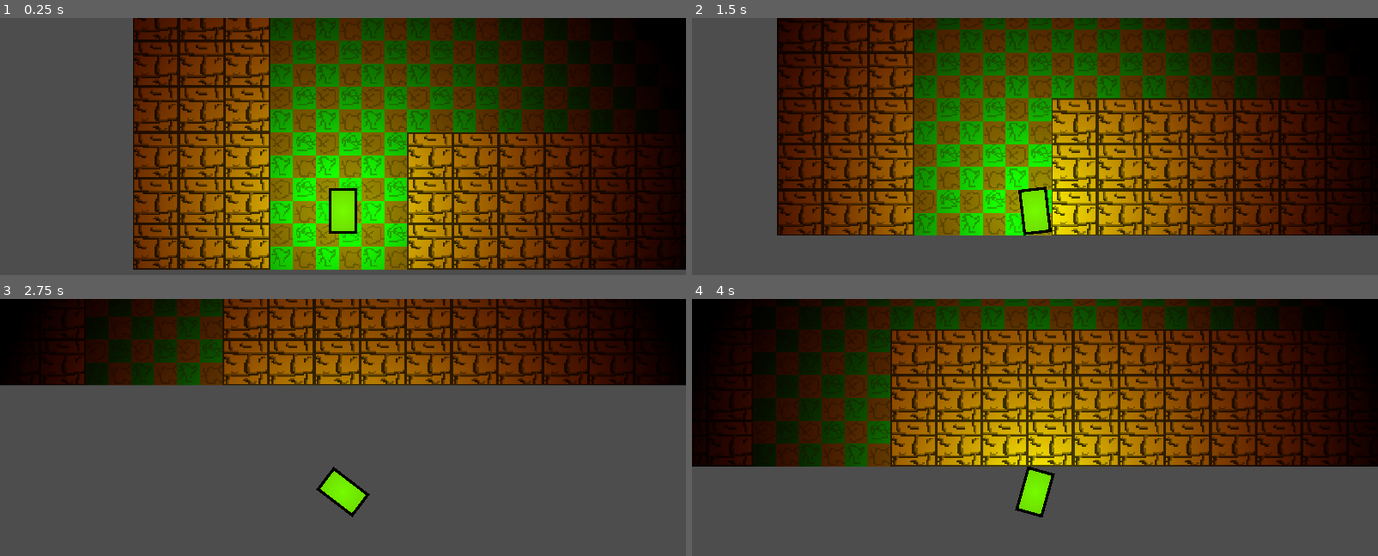
Above: before the commit, frames 1-4 (two rows, left to right).
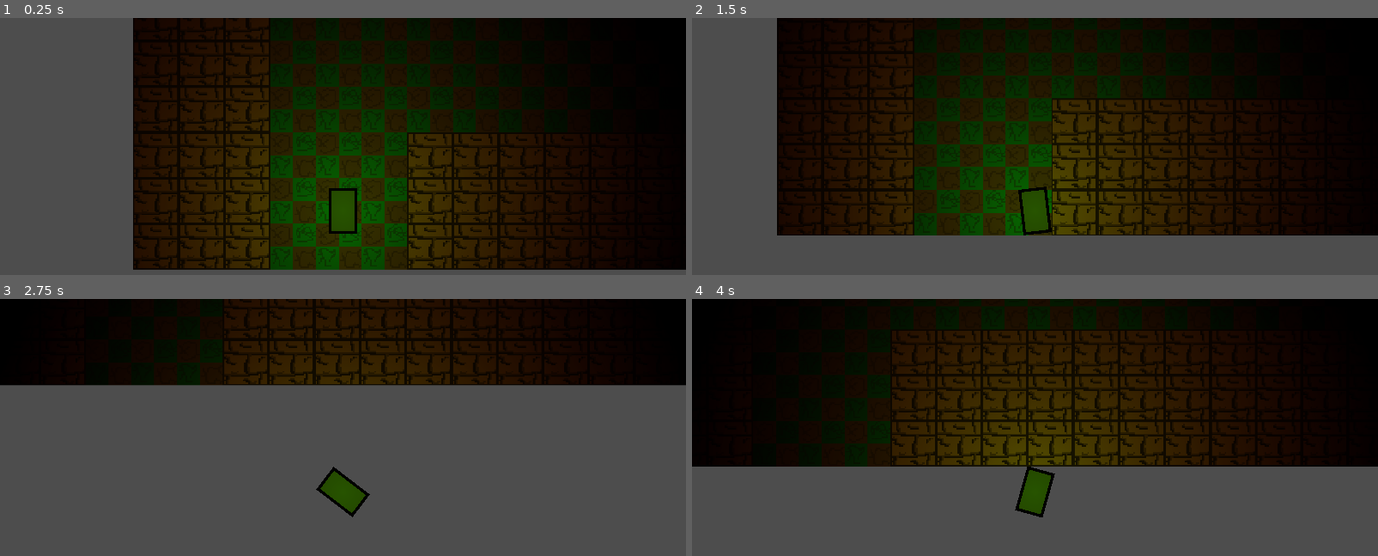
Above: after the commit, the same moments.

Repository: ComiccSanss2/mask-jam
Game: Godot game, scene res://caca.tscn
Two runs of this game, one before a commit and one after it. Both use one fixed random seed, a clock stepped at 60 frames per second and the inputs below.
Inputs (mouse positions are in pixels of both pictures, inside the frame that each line leads up to):
- Up to frame 1 (0.25 s): no input
- Up to frame 2 (1.5 s): tap Enter at 0.5 s; move the mouse to (1185, 192) at 0.52 s; hold D (move_right) 0.53-1.28 s; tap Space at 1.25 s; move the mouse to (897, 231) at 1.27 s; hold S (move_down) from 1.28 s (still down)
- Up to frame 3 (2.75 s): move the mouse to (411, 406) at 2.02 s; release S (move_down) at 2.03 s; hold D (move_right) from 2.03 s (still down)
- Up to frame 4 (4 s): move the mouse to (outside the picture) at 2.77 s; release D (move_right) at 2.78 s; hold W (move_up) 2.78-3.53 s; move the mouse to (1240, 550) at 3.52 s; hold A (move_left) from 3.53 s (still down)

The runs differ from the first frame. In frame 1, 63% of the frame differs, in the area x 19-96%, y 0-98%; in frame 2, 59%; in frame 3, 22%; in frame 4, 46%.

Commit message:
added better jumpscares and fixes

Diff:
--- a/enemy.gd
+++ b/enemy.gd
@@ -1,12 +1,12 @@
 extends CharacterBody2D
 
-# États de l'IA
+# États
 enum State { WANDER, CHASE }
 var current_state = State.WANDER
 
 # --- PARAMÈTRES ---
 @export var wander_speed = 100.0
-@export var chase_speed = 165.0
+@export var chase_speed = 160.0
 @export var wander_range = 250.0
 
 # --- RÉFÉRENCES ---
@@ -14,24 +14,31 @@
 @onready var timer: Timer = $Timer
 @onready var sprite: Sprite2D = $Sprite2D
 @onready var ray_cast: RayCast2D = $RayCast2D
+@onready var tension_sound: AudioStreamPlayer = $TensionSound
 
+
+# Variables internes
 var player_ref = null
 var last_position: Vector2
 var stuck_timer: float = 0.0
+var audio_tween: Tween
 
 func _ready():
+	# Configuration Physique
 	motion_mode = MOTION_MODE_FLOATING
+	ray_cast.add_exception(self)
 
+	# Configuration Navigation (Pour ne pas raser les murs)
 	nav_agent.path_postprocessing = NavigationPathQueryParameters2D.PATH_POSTPROCESSING_CORRIDORFUNNEL
 	nav_agent.path_desired_distance = 20.0
 	nav_agent.target_desired_distance = 30.0
 
-	ray_cast.add_exception(self)
-
+	# Timer setup
 	timer.wait_time = 1.0
 	timer.one_shot = true
 	timer.timeout.connect(_on_timer_timeout)
 
+	# Attendre que la map soit prête
 	await get_tree().physics_frame
 	get_new_wander_target()
 
@@ -40,66 +47,77 @@
 
 	rotation = 0
 
-	# --- LOGIQUE DE VISION ---
+	# --- 1. SYSTÈME DE VISION (RayCast) ---
 	var can_see_player = false
 	if player_ref != null:
+		# Viser le joueur
 		ray_cast.target_position = to_local(player_ref.global_position)
 		ray_cast.force_raycast_update()
 		var collider = ray_cast.get_collider()
+
+		# Vérifier si on touche le joueur directement (pas de mur entre deux)
 		if collider != null and collider.name == "Player":
 			can_see_player = true
 
+	# Changement d'état
 	if can_see_player:
 		current_state = State.CHASE
 		timer.stop()
 		stuck_timer = 0
 	else:
 		if current_state == State.CHASE:
+			# Perdu de vue - on retourne se balader
 			current_state = State.WANDER
 			get_new_wander_target()
 
-	# --- DÉPLACEMENT ---
+	# --- 2. DÉPLACEMENT ---
 	var current_speed = wander_speed
+
 	if current_state == State.CHASE:
 		current_speed = chase_speed
 		if player_ref:
 			nav_agent.target_position = player_ref.global_position
 
+	# Si arrivé à destination
 	if nav_agent.is_navigation_finished():
 		if current_state == State.WANDER and timer.is_stopped():
 			velocity = Vector2.ZERO
 			timer.start()
 		return
 
-
+	# --- 3. ANTI-STUCK (Anti-Blocage) ---
 	if current_state == State.WANDER:
+		# Si on bouge de moins de 1 pixel alors qu'on devrait avancer
 		if global_position.distance_to(last_position) < 1.0:
 			stuck_timer += delta
 		else:
 			stuck_timer = 0
 
+		# Si bloqué plus de 0.5s, on change de direction
 		if stuck_timer > 0.5:
 			get_new_wander_target()
 			stuck_timer = 0
 		last_position = global_position
 
-	# Calcul du mouvement
-	var current_pos = global_position
+	# Calcul de la vélocité
 	var next_pos = nav_agent.get_next_path_position()
-	var new_velocity = current_pos.direction_to(next_pos) * current_speed
+	var new_velocity = global_position.direction_to(next_pos) * current_speed
 
+	# Application avec lissage (Inertie)
 	velocity = velocity.move_toward(new_velocity, 1200 * delta)
 
-
+	# Flip Sprite
 	if velocity.x > 0: sprite.flip_h = false
 	elif velocity.x < 0: sprite.flip_h = true
 
 	move_and_slide()
 
-# --- SYSTÈME DE BALADE ---
+# --- FONCTIONS UTILITAIRES ---
+
 func get_new_wander_target():
 	var random_dir = Vector2.RIGHT.rotated(randf_range(0, TAU))
 	var unsafe_target = global_position + (random_dir * wander_range)
+	# Trouve le point navigable le plus proche (évite de viser un mur)
 	var map = get_world_2d().navigation_map
 	var safe_target = NavigationServer2D.map_get_closest_point(map, unsafe_target)
 	nav_agent.target_position = safe_target
@@ -108,14 +126,49 @@
 	if current_state == State.WANDER:
 		get_new_wander_target()
 
-# --- SIGNAUX ---
+# --- GESTION AUDIO (FADE IN / FADE OUT) ---
+
+func play_tension():
+	# 1. Si une animation (baisse de volume) était en cours, on l'annule !
+	if audio_tween:
+		audio_tween.kill()
+
+	# 2. Si le son est éteint, on le lance à volume -80 (silence)
+	if not tension_sound.playing:
+		tension_sound.volume_db = -80.0
+		tension_sound.play()
+
+	# 3. On crée la nouvelle animation (Fade In)
+	audio_tween = get_tree().create_tween()
+	audio_tween.tween_property(tension_sound, "volume_db", 0.0, 2.0)
+
+func stop_tension():
+	# 1. On annule toute animation précédente (montée de volume)
+	if audio_tween:
+		audio_tween.kill()
+
+	# 2. On crée l'animation de baisse (Fade Out)
+	audio_tween = get_tree().create_tween()
+	audio_tween.tween_property(tension_sound, "volume_db", -80.0, 3.0)
+
+	# 3. IMPORTANT : On n'arrête le son qu'une fois le silence atteint
+	audio_tween.tween_callback(tension_sound.stop)
+
+# --- SIGNAUX (N'oublie pas de les connecter dans l'éditeur !) ---
 
 # DetectionArea
 func _on_detection_area_body_entered(body):
-	if body.name == "Player": player_ref = body
+	if body.name == "Player":
+		player_ref = body
+		play_tension() # <--- Fade In
 
 func _on_detection_area_body_exited(body):
-	if body.name == "Player": player_ref = null
+	if body.name == "Player":
+		player_ref = null
+		stop_tension() # <--- Fade Out
+		if current_state == State.CHASE:
+			current_state = State.WANDER
+			get_new_wander_target()
 
 # KillArea
 func _on_kill_area_body_entered(body):
--- a/enemy.tscn
+++ b/enemy.tscn
@@ -1,7 +1,8 @@
-[gd_scene load_steps=6 format=3 uid="uid://c6sjcd6xxo2hm"]
+[gd_scene load_steps=7 format=3 uid="uid://c6sjcd6xxo2hm"]
 
 [ext_resource type="Script" uid="uid://0dhrr2xq0ony" path="res://enemy.gd" id="1_4gyqm"]
 [ext_resource type="Texture2D" uid="uid://q5nl2ngwedhw" path="res://New Piskel (6).png" id="2_qi2p4"]
+[ext_resource type="AudioStream" uid="uid://45cixd6jjyxp" path="res://assets/Screamer 1 slow pitch low.wav" id="3_qi2p4"]
 
 [sub_resource type="RectangleShape2D" id="RectangleShape2D_iifgy"]
 size = Vector2(20, 32)
@@ -45,6 +46,10 @@
 [node name="CollisionShape2D" type="CollisionShape2D" parent="KillArea"]
 shape = SubResource("CircleShape2D_qi2p4")
 
+[node name="TensionSound" type="AudioStreamPlayer" parent="."]
+stream = ExtResource("3_qi2p4")
+volume_db = -80.0
+
 [connection signal="target_reached" from="NavigationAgent2D" to="." method="_on_navigation_agent_2d_target_reached"]
 [connection signal="body_entered" from="DetectionArea" to="." method="_on_detection_area_body_entered"]
 [connection signal="body_exited" from="DetectionArea" to="." method="_on_detection_area_body_exited"]
--- a/node_2d.gd
+++ /dev/null
@@ -1,11 +0,0 @@
-extends Node2D
-
-
-# Called when the node enters the scene tree for the first time.
-func _ready() -> void:
-	pass # Replace with function body.
-
-
-# Called every frame. 'delta' is the elapsed time since the previous frame.
-func _process(delta: float) -> void:
-	pass
--- a/player.gd
+++ b/player.gd
@@ -5,18 +5,17 @@
 @export var acceleration : float = 1500.0
 @export var friction : float = 1200.0
 
+# --- RÉFÉRENCES ---
 @onready var jumpscare_layer = $JumpscareLayer
-@onready var scream_sound = $JumpscareLayer/AudioStreamPlayer
+@onready var jumpscare_anim = $JumpscareLayer/JumpscareAnim
+@onready var scream_sound = $ScreamSound
 
 func _ready():
-
 	process_mode = Node.PROCESS_MODE_ALWAYS
-
 	jumpscare_layer.visible = false
 
 func _physics_process(delta: float) -> void:
-	if get_tree().paused:
-		return
+	if get_tree().paused: return
 
 	var input_vector = Input.get_vector("move_left", "move_right", "move_up", "move_down")
 
@@ -26,21 +25,29 @@
 		velocity = velocity.move_toward(Vector2.ZERO, friction * delta)
 
 	move_and_slide()
-
 	look_at(get_global_mouse_position())
 
-# --- FONCTION DE MORT ---
+# --- FONCTION DE MORT (Version AnimatedSprite) ---
 func kill_player():
 	if get_tree().paused: return
 
-	print("JUMPSCARE !")
+	print("JUMPSCARE ANIMATION !")
 
+	# 1. On affiche le layer
 	jumpscare_layer.visible = true
+
+	# 2. On lance l'animation (assure-toi que l'anim s'appelle "default")
+	jumpscare_anim.play("default")
+
+	# 3. On joue le son
 	if scream_sound: scream_sound.play()
 
+	# 4. On met en pause
 	get_tree().paused = true
 
-	await get_tree().create_timer(2.0).timeout
+	# 5. On attend la fin de l'animation
+	await jumpscare_anim.animation_finished
 
+	# 6. Reload
 	get_tree().paused = false
 	get_tree().reload_current_scene()
--- a/player.tscn
+++ b/player.tscn
@@ -1,12 +1,44 @@
-[gd_scene load_steps=6 format=3 uid="uid://cwg7ammc74ip5"]
+[gd_scene load_steps=13 format=3 uid="uid://cwg7ammc74ip5"]
 
 [ext_resource type="Texture2D" uid="uid://b1xvofhv6yqvv" path="res://New Piskel (5).png" id="1_4flbx"]
 [ext_resource type="Script" uid="uid://jgqkpj8rsgw6" path="res://player.gd" id="1_onrkg"]
 [ext_resource type="Texture2D" uid="uid://cfk37cbse60oa" path="res://assets/light.png" id="3_i3pqv"]
-[ext_resource type="Texture2D" uid="uid://b1ctwdh277kn2" path="res://assets/WhatsApp Image 2026-01-31 at 02.22.33.jpeg" id="4_hqtel"]
+[ext_resource type="Texture2D" uid="uid://dda442p8l2umc" path="res://assets/ezgif-61e86833b844d0d8-png-split/ezgif-frame-001.png" id="4_n7ghd"]
+[ext_resource type="Texture2D" uid="uid://b00vg0xrcjrm2" path="res://assets/ezgif-61e86833b844d0d8-png-split/ezgif-frame-002.png" id="5_nvl01"]
+[ext_resource type="AudioStream" uid="uid://db8ljkeiw3ito" path="res://assets/Screamer 1 high pitch.wav" id="5_sweqy"]
+[ext_resource type="Texture2D" uid="uid://cuyx0660q2wp5" path="res://assets/ezgif-61e86833b844d0d8-png-split/ezgif-frame-003.png" id="6_ivps1"]
+[ext_resource type="Texture2D" uid="uid://do0qaocbu4fat" path="res://assets/ezgif-61e86833b844d0d8-png-split/ezgif-frame-004.png" id="7_urp6f"]
+[ext_resource type="Texture2D" uid="uid://b1nod2vc6nxog" path="res://assets/ezgif-61e86833b844d0d8-png-split/ezgif-frame-005.png" id="8_bwjto"]
+[ext_resource type="Texture2D" uid="uid://gx665p12dee5" path="res://assets/ezgif-61e86833b844d0d8-png-split/ezgif-frame-006.png" id="9_606se"]
 
 [sub_resource type="RectangleShape2D" id="RectangleShape2D_onrkg"]
 size = Vector2(20, 32)
+
+[sub_resource type="SpriteFrames" id="SpriteFrames_u1c27"]
+animations = [{
+"frames": [{
+"duration": 1.0,
+"texture": ExtResource("4_n7ghd")
+}, {
+"duration": 1.0,
+"texture": ExtResource("5_nvl01")
+}, {
+"duration": 1.0,
+"texture": ExtResource("6_ivps1")
+}, {
+"duration": 1.0,
+"texture": ExtResource("7_urp6f")
+}, {
+"duration": 1.0,
+"texture": ExtResource("8_bwjto")
+}, {
+"duration": 1.0,
+"texture": ExtResource("9_606se")
+}],
+"loop": false,
+"name": &"default",
+"speed": 5.0
+}]
 
 [node name="Player" type="CharacterBody2D"]
 z_index = 2
@@ -24,17 +56,20 @@
 
 [node name="PointLight2D" type="PointLight2D" parent="."]
 scale = Vector2(50, 50)
-energy = 3.0
 texture = ExtResource("3_i3pqv")
 texture_scale = 0.01
 
 [node name="JumpscareLayer" type="CanvasLayer" parent="."]
 layer = 10
 
-[node name="TextureRect" type="TextureRect" parent="JumpscareLayer"]
-anchors_preset = 15
-anchor_right = 1.0
-anchor_bottom = 1.0
-grow_horizontal = 2
-grow_vertical = 2
-texture = ExtResource("4_hqtel")
+[node name="JumpscareAnim" type="AnimatedSprite2D" parent="JumpscareLayer"]
+visibility_layer = 3
+texture_filter = 1
+position = Vector2(1638.5002, 993)
+scale = Vector2(7.8844533, 3.341982)
+sprite_frames = SubResource("SpriteFrames_u1c27")
+frame = 5
+frame_progress = 1.0
+
+[node name="ScreamSound" type="AudioStreamPlayer" parent="."]
+stream = ExtResource("5_sweqy")
Not shown, added: assets/Screamer 1 high pitch.wav.import
Not shown, added: assets/Screamer 1 slow pitch low.wav.import
Binary file added: assets/ezgif-61e86833b844d0d8-png-split/ezgif-frame-001.png
Not shown, added: assets/ezgif-61e86833b844d0d8-png-split/ezgif-frame-001.png.import
Binary file added: assets/ezgif-61e86833b844d0d8-png-split/ezgif-frame-002.png
Not shown, added: assets/ezgif-61e86833b844d0d8-png-split/ezgif-frame-002.png.import
Binary file added: assets/ezgif-61e86833b844d0d8-png-split/ezgif-frame-003.png
Not shown, added: assets/ezgif-61e86833b844d0d8-png-split/ezgif-frame-003.png.import
Binary file added: assets/ezgif-61e86833b844d0d8-png-split/ezgif-frame-004.png
Not shown, added: assets/ezgif-61e86833b844d0d8-png-split/ezgif-frame-004.png.import
Binary file added: assets/ezgif-61e86833b844d0d8-png-split/ezgif-frame-005.png
Not shown, added: assets/ezgif-61e86833b844d0d8-png-split/ezgif-frame-005.png.import
(and 9 more such lines)
